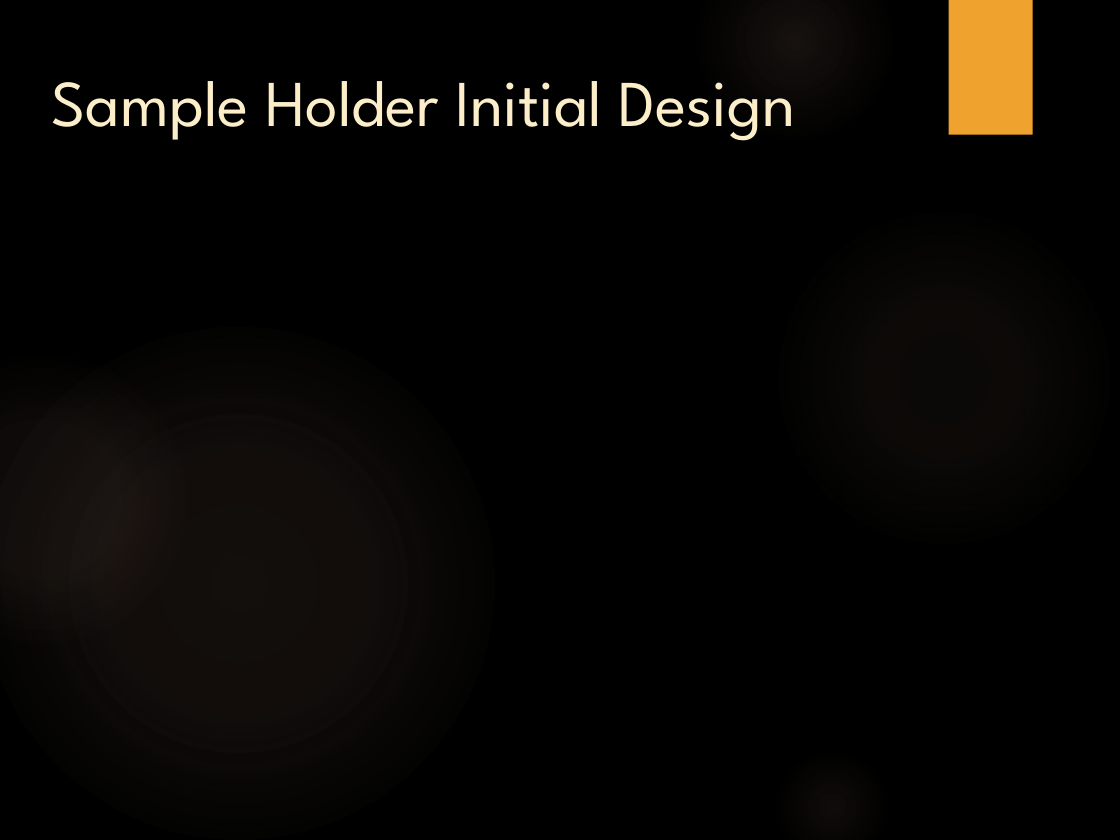
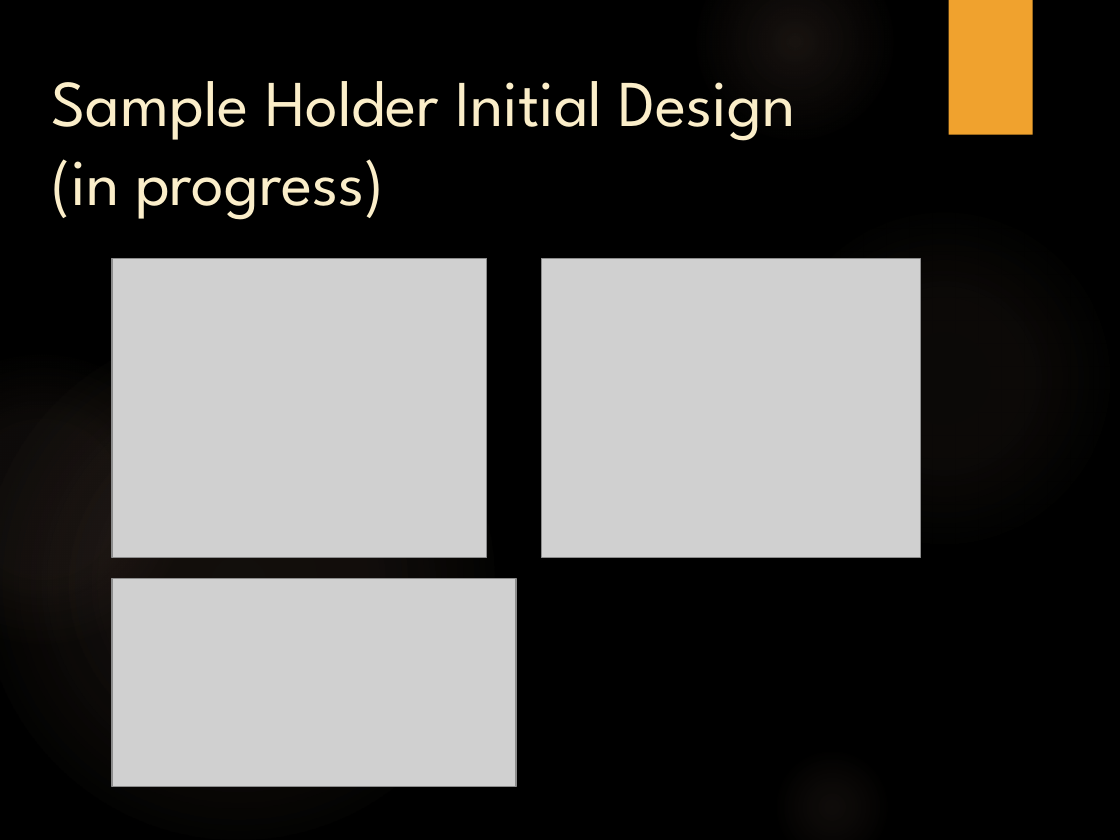
Before and after one commit to trankhiemha/ECE412-413-Capstone-Project-N3, a slide deck: slide 11 of Capstone project proposal presentation.pptx. Drawn at 1120x840 pixels with LibreOffice and Linux fonts; fonts in the diff are those of the drawing; grey boxes stand for pictures; background and template pictures are left out. Boxes give left, top, right and bottom in pixels: in the first picture for what was removed or moved away, otherwise in the second. Text is boxed around its words. In the diff, an @@ line names an element or a change of style, - is before the commit and + after.

```diff
--- a/Capstone project proposal presentation.pptx
+++ b/Capstone project proposal presentation.pptx
@@ title at (52, 81, 796, 220): text changed @@
-Sample Holder Initial Design
+Sample Holder Initial Design
+(in progress)
@@ picture added at (112, 259, 487, 558) @@
@@ picture added at (541, 259, 920, 558) @@
@@ picture added at (112, 579, 516, 786) @@
```
Also in this commit, not shown: 2 other slides changed, 1 slide removed, 2 other files.
